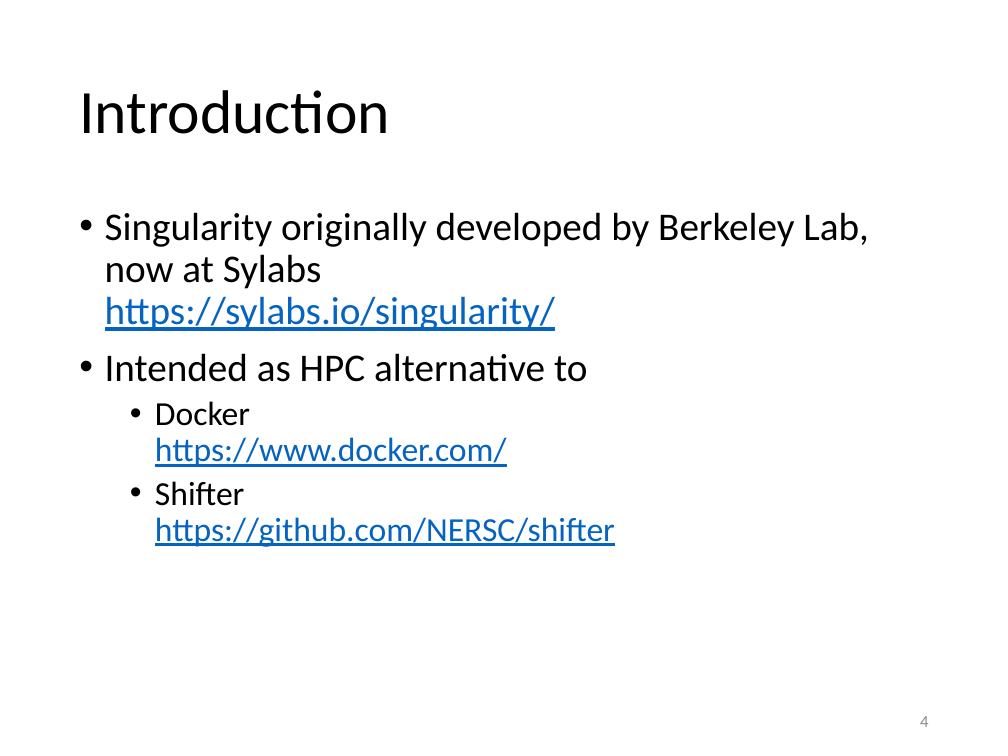
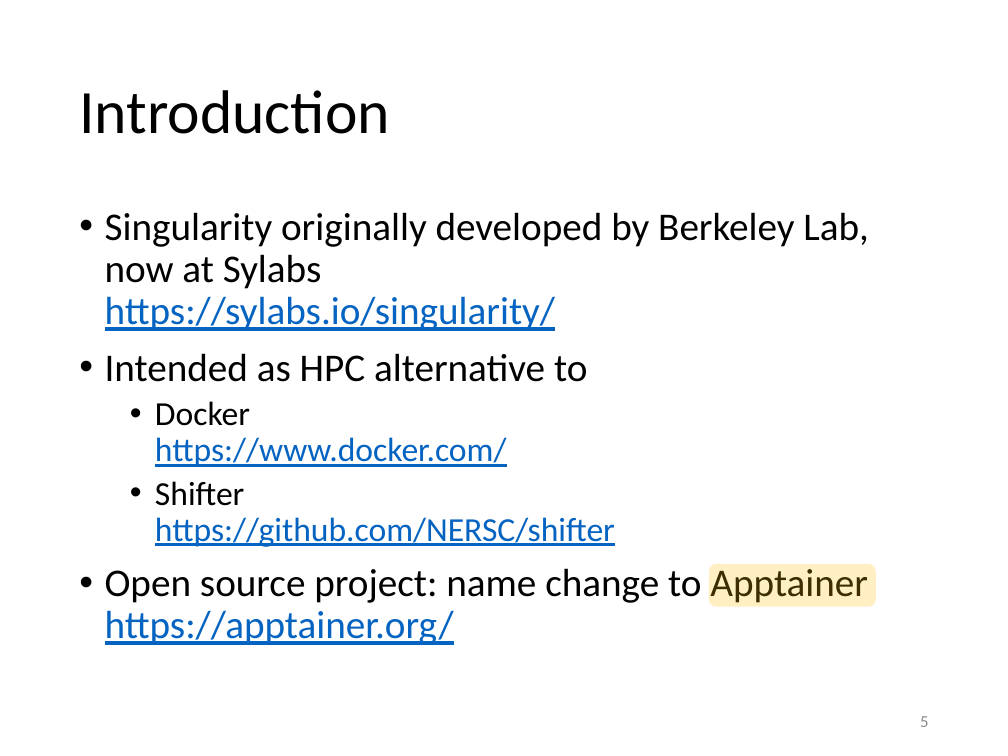
Before and after one commit to gjbex/Containers-for-HPC, a slide deck: slide 5 of singularity.pptx (slide 4 before the commit). Drawn at 1008x756 pixels with LibreOffice and Linux fonts; fonts in the diff are those of the drawing. Boxes give left, top, right and bottom in pixels: in the first picture for what was removed or moved away, otherwise in the second. Text is boxed around its words. In the diff, an @@ line names an element or a change of style, - is before the commit and + after.

```diff
--- a/singularity.pptx
+++ b/singularity.pptx
@@ text at (x1=105, y1=563, x2=868, y2=645): paragraph added @@
+• Open source project: name change to Apptainer
+  https://apptainer.org/
@@ rounded rectangle added at (x1=709, y1=563, x2=875, y2=606), fill #FFC000 at 24% opacity @@
@@ page number at (x1=920, y1=716, x2=928, y2=727): text changed @@
-4
+5
```
Also in this commit, not shown: 1 other slide changed, 1 slide added.
